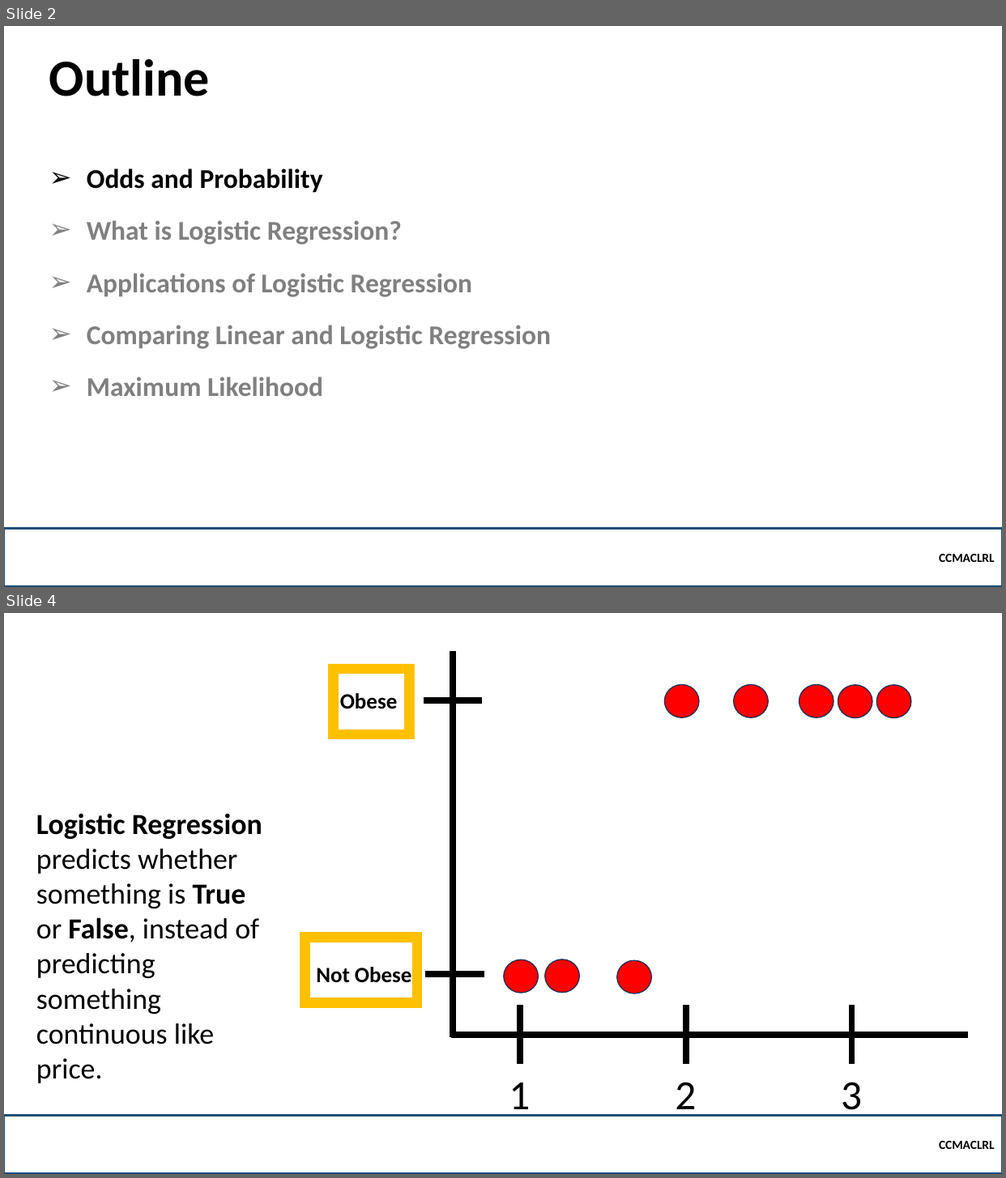
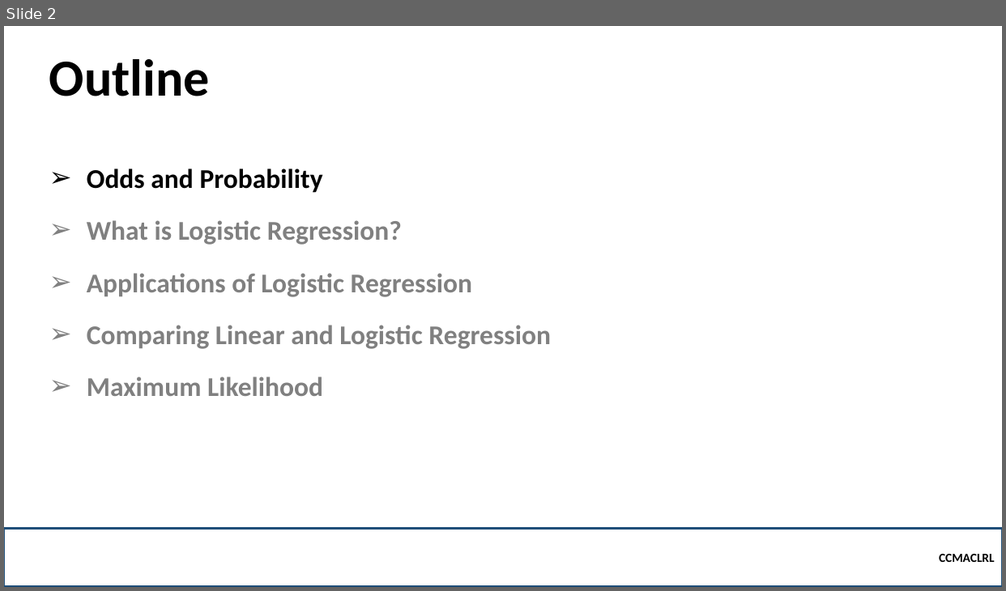
Before and after one commit to robitussin/CCMACLRL, a slide deck: 5 - Logistic Regression/Logistic Regression (Math).pptx. Shown one above the other, each under a label of ours: slides 2 and 4 before the commit, slide 2 after it; the slides between them are not shown. The pictures are 1006x1178 and 1006x591 pixels, drawn with LibreOffice and Linux fonts; fonts in the diff are those of the drawing; background and template pictures are left out. Boxes give left, top, right and bottom in pixels: in the first picture for what was removed or moved away, otherwise in the second. Text is boxed around its words. In the diff, an @@ line names an element or a change of style, - is before the commit and + after.

Commit message:
Created draft slide of math on logisitic regression

```diff
--- a/5 - Logistic Regression/Logistic Regression (Math).pptx
+++ b/5 - Logistic Regression/Logistic Regression (Math).pptx
@@ slide 4 removed at (4, 613, 1002, 1174), background picture (left out) @@
@@ frame removed at (328, 664, 414, 739) @@
@@ group removed at (316, 651, 968, 1117): 8 ellipses, 7 lines, 5 texts @@
-1
-2
-3
-Not Obese
-Obese
@@ text removed at (36, 813, 262, 1084) @@
-Logistic Regression predicts whether something is True or False, instead of predicting something continuous like price.
@@ frame removed at (300, 933, 422, 1007) @@
@@ rectangle removed at (4, 1115, 1002, 1174) @@
-CCMACLRL
```
Also in this commit, not shown: 10 slides changed, 32 other slides removed, 1 other file.
